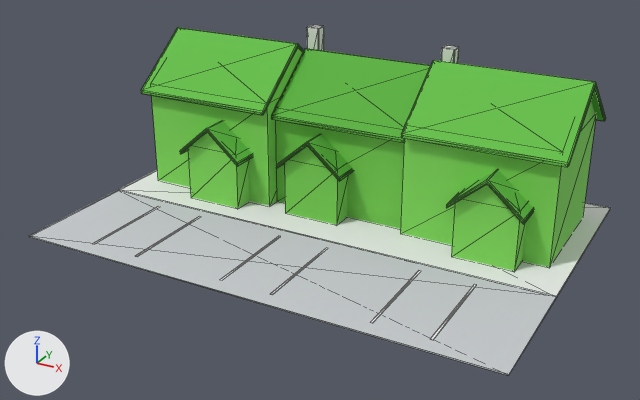
An edit to the glTF model public/models/terrace.glb, drawn before and after from the same camera.
One viewpoint serves both versions: a 50 mm lens placed at (19.1, -35.7, 19.0), pointed at (0.1, -1.2, 1.7). The lights are fixed; the arrows at lower left show +X, +Y and +Z. The picture after the commit comes second. Mesh edges are drawn as thin lines.

The scene before the commit, as lines of its bpy script (objects in view):
```python
mat_asphalt = principled_material('asphalt')
mat_asphalt.base_color = (0.584, 0.604, 0.631)  # light grey #c9ccd0
mat_asphalt.roughness = 0.8
mat_pad = principled_material('pad')
mat_pad.base_color = (0.855, 0.871, 0.855)  # white #eef0ee
mat_pad.roughness = 0.8
mat_res_roof = principled_material('res_roof')
mat_res_roof.base_color = (0.122, 0.527, 0.0561)  # green #62c043
mat_res_roof.roughness = 0.8
mat_res_roof2 = principled_material('res_roof2')
mat_res_roof2.base_color = (0.0953, 0.445, 0.0395)  # green #57b238
mat_res_roof2.roughness = 0.8
mat_res_wall = principled_material('res_wall')
mat_res_wall.base_color = (0.209, 0.694, 0.0953)  # green #7ed957
mat_res_wall.roughness = 0.8
mat_res_wall2 = principled_material('res_wall2')
mat_res_wall2.base_color = (0.168, 0.604, 0.0723)  # green #72cc4c
mat_res_wall2.roughness = 0.8
me_terrace = bpy.data.meshes.new('terrace')
me_terrace.from_pydata(...)  # 390 vertices, 704 faces; spans x -12.0..12.0, y -8.5..8.5, z 0.0..8.5
# faces by material slot: [12, 10, 72, 76, 272, 88, 38, 136]
me_terrace.materials.append(mat_asphalt)  # light grey #c9ccd0
me_terrace.materials.append(mat_pad)  # white #eef0ee
me_terrace.materials.append(mat_line)  # white #ffffff
me_terrace.materials.append(mat_res_wall)  # green #7ed957
me_terrace.materials.append(mat_res_roof)  # green #62c043
me_terrace.materials.append(mat_res_trim)  # white #e6e8e2
me_terrace.materials.append(mat_res_wall2)  # green #72cc4c
me_terrace.materials.append(mat_res_roof2)  # green #57b238
ob_terrace = bpy.data.objects.new('terrace', me_terrace)
ob_terrace.location = (0.0, 0.0, 0.0)
```
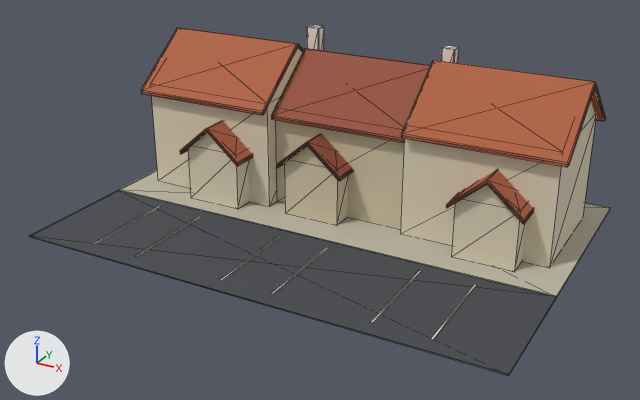
The change, as a diff of the scene's bpy script:
```diff
--- a/public/models/terrace.glb.py
+++ b/public/models/terrace.glb.py
@@ mat_asphalt @@
 mat_asphalt = principled_material('asphalt')
-mat_asphalt.base_color = (0.584, 0.604, 0.631)  # light grey #c9ccd0
+mat_asphalt.base_color = (0.0595, 0.0648, 0.0742)  # dark grey #45484d
 mat_asphalt.roughness = 0.8
@@ mat_pad @@
 mat_pad = principled_material('pad')
-mat_pad.base_color = (0.855, 0.871, 0.855)  # white #eef0ee
+mat_pad.base_color = (0.509, 0.479, 0.381)  # grey #bdb8a6
 mat_pad.roughness = 0.8
@@ mat_res_wall @@
 mat_res_wall = principled_material('res_wall')
-mat_res_wall.base_color = (0.209, 0.694, 0.0953)  # green #7ed957
+mat_res_wall.base_color = (0.761, 0.672, 0.503)  # beige #e2d6bc
 mat_res_wall.roughness = 0.8
@@ mat_res_roof @@
 mat_res_roof = principled_material('res_roof')
-mat_res_roof.base_color = (0.122, 0.527, 0.0561)  # green #62c043
+mat_res_roof.base_color = (0.434, 0.117, 0.0497)  # brown #b0603f
 mat_res_roof.roughness = 0.8
@@ mat_res_wall2 @@
 mat_res_wall2 = principled_material('res_wall2')
-mat_res_wall2.base_color = (0.168, 0.604, 0.0723)  # green #72cc4c
+mat_res_wall2.base_color = (0.672, 0.578, 0.402)  # beige #d6c8aa
 mat_res_wall2.roughness = 0.8
@@ mat_res_roof2 @@
 mat_res_roof2 = principled_material('res_roof2')
-mat_res_roof2.base_color = (0.0953, 0.445, 0.0395)  # green #57b238
+mat_res_roof2.base_color = (0.305, 0.0802, 0.0423)  # brown #96503a
 mat_res_roof2.roughness = 0.8
```

Changed parts and their boxes [x1, y1, x2, y2] in the pictures (640 x 400 px):
'terrace', recoloured
    both: [29, 27, 611, 375]
